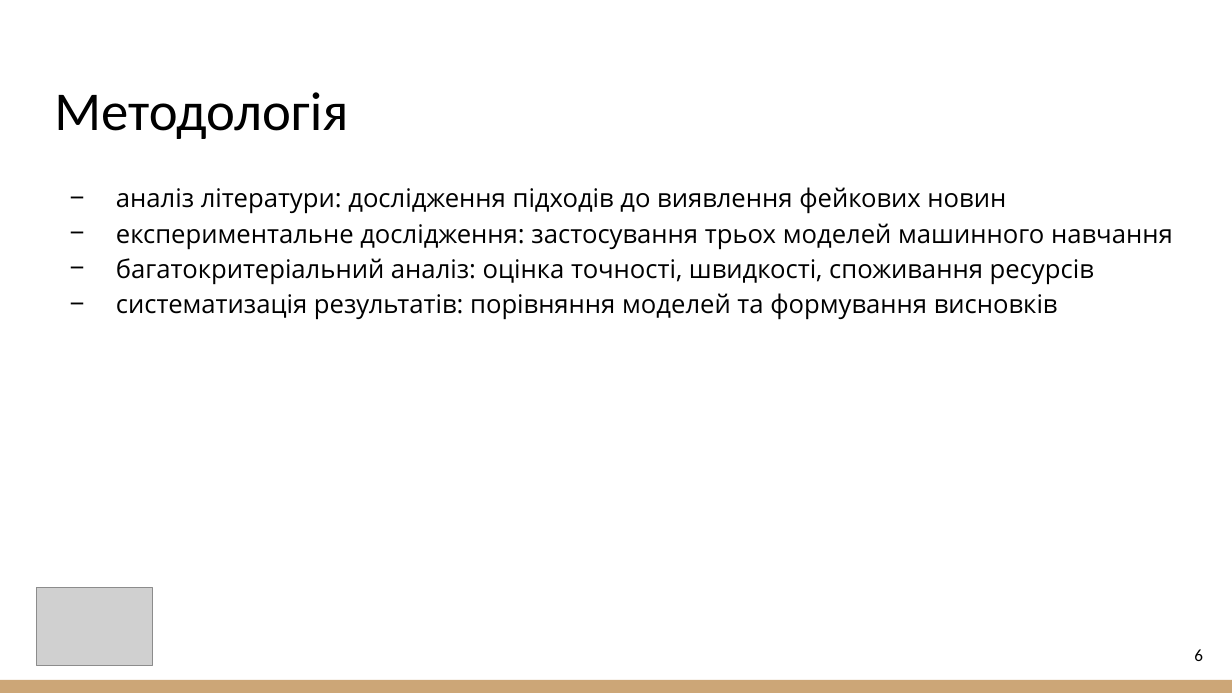
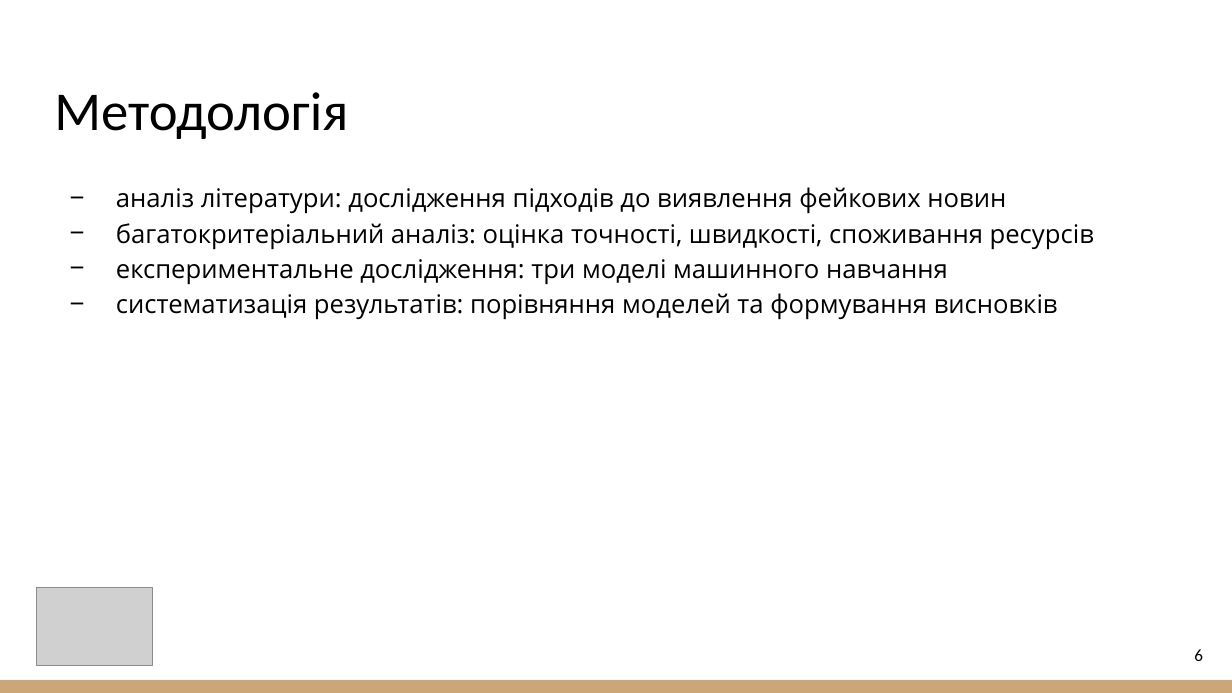
Before and after one commit to Wind6365/fake_news_detector_archive, a slide deck: slide 6 of 2025_М_ПІ_ІПЗм-23-1_Шагун_А_С.pptx. Drawn at 1232x693 pixels with LibreOffice and Linux fonts; fonts in the diff are those of the drawing; grey boxes stand for pictures. Boxes give left, top, right and bottom in pixels: in the first picture for what was removed or moved away, otherwise in the second. Text is boxed around its words. In the diff, an @@ line names an element or a change of style, - is before the commit and + after.

```diff
--- a/2025_М_ПІ_ІПЗм-23-1_Шагун_А_С.pptx
+++ b/2025_М_ПІ_ІПЗм-23-1_Шагун_А_С.pptx
@@ text at [116,223,1173,250]: paragraph removed @@
-− експериментальне дослідження: застосування трьох моделей машинного навчання
@@ text at [116,259,948,285]: paragraph added @@
+− експериментальне дослідження: три моделі машинного навчання
```
Also in this commit, not shown: 2 other slides changed.
